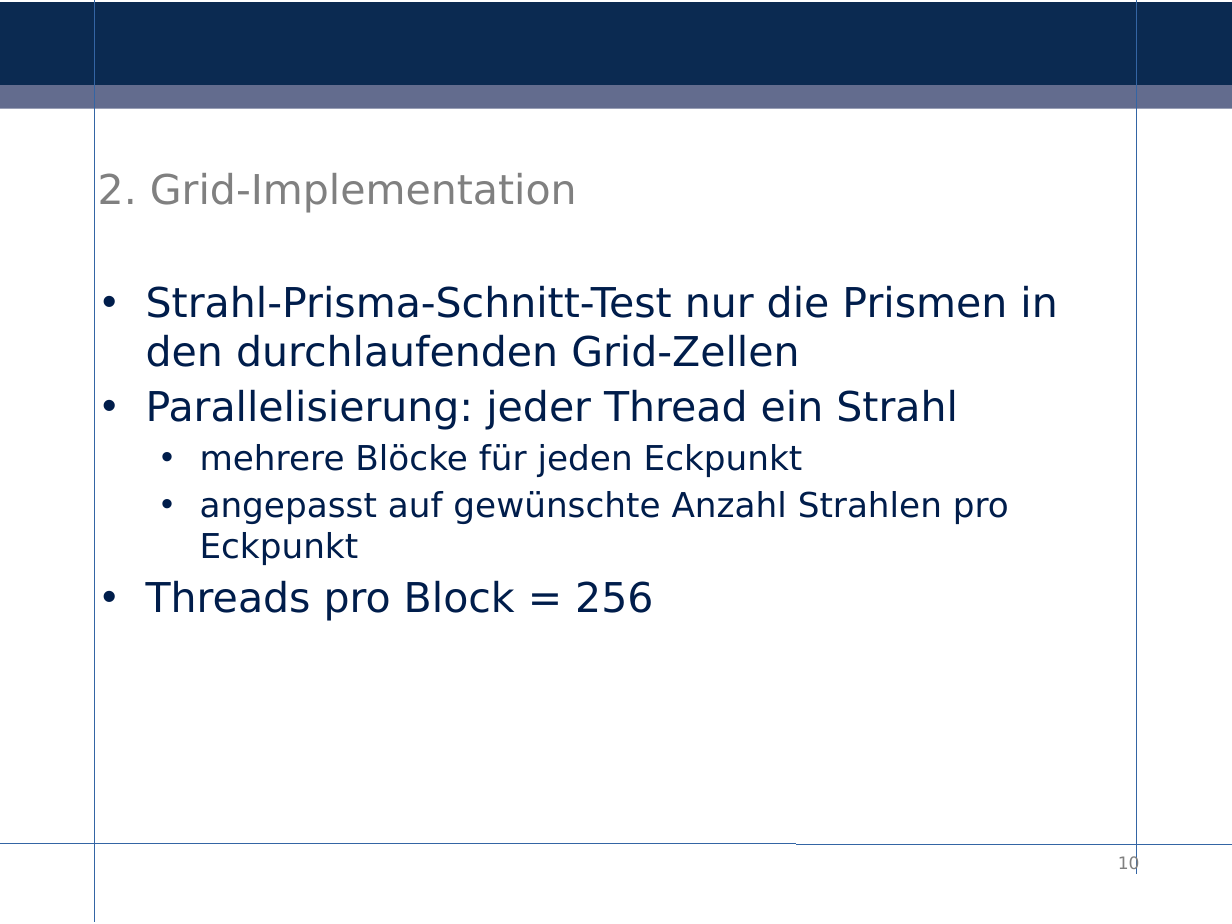
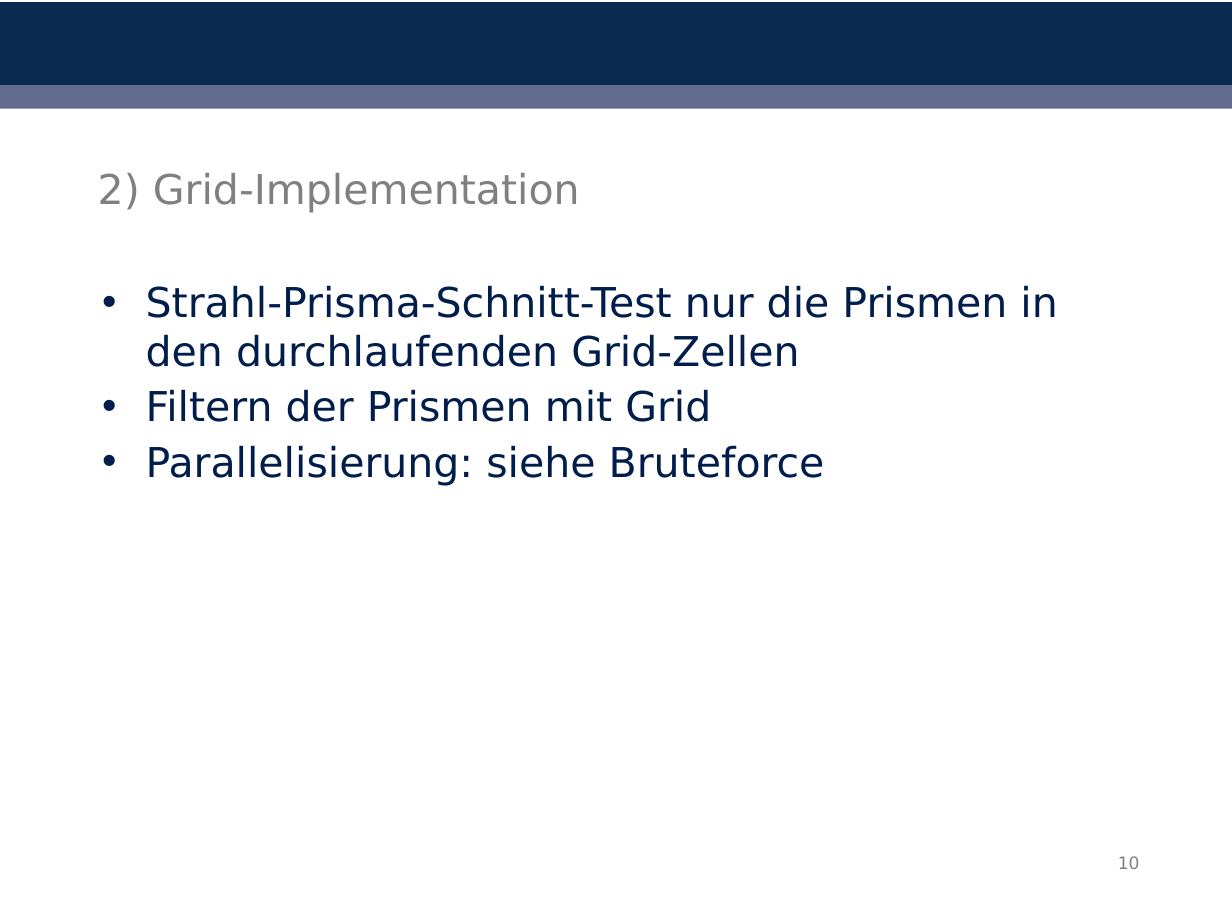
Before and after one commit to ComputationalRadiationPhysics/haseongpu, a slide deck: slide 10 of literature/Praesentation/abschlusspraesentation.odp. Drawn at 1232x924 pixels with LibreOffice and Linux fonts; fonts in the diff are those of the drawing; background and template pictures are left out. Boxes give left, top, right and bottom in pixels: in the first picture for what was removed or moved away, otherwise in the second. Text is boxed around its words. In the diff, an @@ line names an element or a change of style, - is before the commit and + after.

Commit message:
presentation updated

```diff
--- a/literature/Praesentation/abschlusspraesentation.odp
+++ b/literature/Praesentation/abschlusspraesentation.odp
@@ line removed from (95, 0) to (95, 922) @@
@@ line removed from (1136, 0) to (1136, 873) @@
@@ title at <box>98,173,580,213</box>: text changed @@
-2. Grid-Implementation
+2) Grid-Implementation
@@ text at <box>146,389,825,486</box>: text changed; size 20 to 24 pt @@
-• Parallelisierung: jeder Thread ein Strahl
-  • mehrere Blöcke für jeden Eckpunkt
-  • angepasst auf gewünschte Anzahl Strahlen pro Eckpunkt
-• Threads pro Block = 256
+• Filtern der Prismen mit Grid
+• Parallelisierung: siehe Bruteforce
@@ line removed from (0, 844) to (1232, 844) @@
```
Also in this commit, not shown: 12 other slides changed, 1 slide added, 1 other file.
